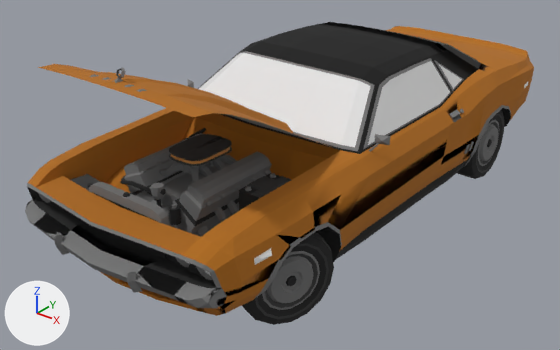
An edit to the FBX model Idle/Assets/Model/1972 Bursley Defiance/Grzybek/1972-bursley-defiance.fbx, drawn before and after from the same camera.
Rendered twice from a 50 mm camera at (3.45, -4.82, 2.5) aimed at (-0.12, -0.36, -0.26). Arrows for +X, +Y and +Z are at lower left; the lights stay in place. Where no turn or scale is listed for an object, it has been applied to the vertices. Vertices at the same position are counted once.

The older version as bpy lines, for what is in view:
```python
ob_body = bpy.data.objects.new('Body', me_plane_003)
ob_body.location = (0.0, 0.0, 0.0)
ob_engine = bpy.data.objects.new('Engine', me_cube_001)
ob_engine.location = (0.0, -1.407, -0.075)
ob_engine_details = bpy.data.objects.new('Engine_Details', me_cube)
ob_engine_details.location = (0.0, -2.047, 0.015)
ob_trunk = bpy.data.objects.new('Trunk', me_plane_006)
ob_trunk.location = (0.0, 0.0, 0.0)
# also in view: 'Wheel FL' at (0.77, -1.45, -0.28); 'Wheel RL' at (0.8, 1.36, -0.28); 'Hood' at (0.0, -1.46, 0.71)
```
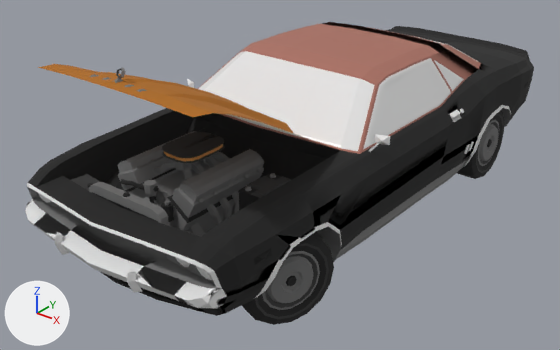
Where the change shows, as pixel boxes [x1, y1, x2, y2] in the pictures (560 x 350 px; the box of a moved part takes in the faces that stretch with it):
'Engine', reshaped, moved
    before: [124, 133, 272, 237]
    after: [117, 131, 264, 237]
'Trunk', recoloured (brown to black)
    both: [390, 26, 522, 63]
part 1 of me_plane_003, recoloured (brown to black)
    both: [28, 26, 534, 316]
part 2 of me_plane_003, recoloured (black to grey)
    both: [27, 108, 511, 288]
part 3 of me_plane_003, recoloured
    both: [25, 23, 511, 308]
part 4 of me_plane_003, recoloured
    both: [254, 82, 528, 265]
part 5 of me_plane_003, recoloured (black to brown)
    both: [198, 22, 481, 154]
part 6 of me_cube_001, moved or reshaped
    before: [214, 206, 227, 223]
    after: [207, 203, 223, 225]
part 7 of me_cube_001, moved or reshaped
    before: [227, 200, 238, 216]
    after: [219, 197, 232, 221]
part 8 of me_cube_001, moved or reshaped (not visible before)
    after: [231, 190, 239, 215]
part 9 of me_cube_001, moved or reshaped
    before: [180, 163, 200, 174]
    after: [198, 155, 212, 164]
part 10 of me_cube_001, moved or reshaped
    before: [199, 164, 212, 177]
    after: [191, 162, 205, 174]
part 11 of me_cube_001, moved or reshaped
    before: [189, 167, 199, 183]
    after: [182, 164, 192, 180]
part 12 of me_cube_001, moved or reshaped
    before: [212, 158, 226, 171]
    after: [205, 156, 218, 168]
part 13 of me_cube_001, moved or reshaped
    before: [219, 155, 237, 165]
    after: [212, 152, 230, 162]
part 14 of me_cube_001, moved or reshaped
    before: [169, 134, 232, 166]
    after: [162, 132, 225, 163]
part 15 of me_cube_001, deleted (black)
    before: [143, 161, 209, 237]
part 16 of me_cube_001, built on
    before: [124, 133, 272, 234]
    after: [117, 131, 264, 237]

The change, as a list of edits to the scene's bpy script:
```text
Change me_plane_003:
    where me_plane_003.from_pydata(...)  # 1600 vertices, 1652 faces; spans x -0.98..0.98, y -2.39..2.47, z -0.41..0.74
    used by ob_body; location = (0.0, 0.0, 0.0)
    me_plane_003 part 1: all 376 faces that had it switch from mat_body (brown #b26d19) to mat_details_0 (black #222222)
    me_plane_003 part 2: all 746 faces that had it switch from mat_details_0 (black #222222) to mat_details_1 (grey #797979)
    me_plane_003 part 3: all 364 faces that had it switch from mat_details_1 (grey #797979) to mat_headlights (white #e7e7e7)
    me_plane_003 part 4: all 16 faces that had it switch from mat_sidelights_001 (white #e7e7e7) to mat_details_3 (black #444444)
    me_plane_003 part 5: all 94 faces that had it switch from mat_details_3 (black #444444) to mat_wood (brown #aa7265)
Change me_cube_001:
    used by ob_engine; location = (0.0, -1.407, -0.075)
    remove me_cube_001.from_pydata(...)  # 1391 vertices, 1089 faces; spans x -0.38..0.38, y -0.6..2.49, z -0.33..0.45
    add me_cube_001.from_pydata(...)  # 1319 vertices, 1021 faces; spans x -0.39..0.37, y -0.49..0.5, z -0.48..0.3
    me_cube_001 part 6: the loose piece of 30 vertices spanning x 0.25..0.37, y -0.18..0.06, z -0.1..0.18 is moved by (-0.01, 0.12, -0.15)
    me_cube_001 part 7: the loose piece of 30 vertices spanning x 0.26..0.37, y -0.06..0.06, z -0.09..0.18 is moved by (-0.01, 0.12, -0.15)
    me_cube_001 part 8: the loose piece of 30 vertices spanning x 0.26..0.37, y 0.02..0.12, z -0.09..0.18 is moved by (-0.01, 0.12, -0.15)
    me_cube_001 part 9: the loose piece of 32 vertices spanning x -0.06..0.06, y -0.11..0.0, z 0.3..0.4 is moved by (-0.01, 0.29, -0.15)
    me_cube_001 part 10: the loose piece of 16 vertices spanning x 0.06..0.19, y -0.06..-0.01, z 0.25..0.36 is moved by (-0.01, 0.12, -0.15)
    me_cube_001 part 11: the loose piece of 16 vertices spanning x 0.03..0.19, y -0.2..-0.08, z 0.25..0.36 is moved by (-0.01, 0.12, -0.15)
    me_cube_001 part 12: the loose piece of 16 vertices spanning x 0.06..0.19, y 0.08..0.12, z 0.25..0.36 is moved by (-0.01, 0.12, -0.15)
    me_cube_001 part 13: the loose piece of 16 vertices spanning x 0.03..0.19, y 0.14..0.26, z 0.25..0.36 is moved by (-0.01, 0.12, -0.15)
    me_cube_001 part 14: the loose piece of 72 vertices spanning x -0.16..0.16, y -0.18..0.24, z 0.4..0.45 is moved by (-0.01, 0.12, -0.15)
    me_cube_001 part 15: 21 loose pieces with 460 vertices, spanning x -0.38..0.35, y -0.6..2.49, z -0.33..0.36, are deleted
    me_cube_001 part 16: 1 vertex moved within x -0.32, y -0.24, z 0.0; 270 vertices removed from x -0.38..0.38, y -0.57..0.38, z -0.31..0.37; 658 vertices added at x -0.39..0.37, y -0.49..0.5, z -0.48..0.22
Change me_plane_006:
    where me_plane_006.from_pydata(...)  # 55 vertices, 44 faces; spans x -0.722..0.722, y 1.457..2.434, z 0.22..0.406
    remove me_plane_006.materials.append(mat_body)  # brown #b26d19
    add me_plane_006.materials.append(mat_details_0)  # black #222222
Change ob_engine:
    ob_engine.location: (0.0, -1.407, -0.075) -> (-0.06, -1.522, 0.073)
```
